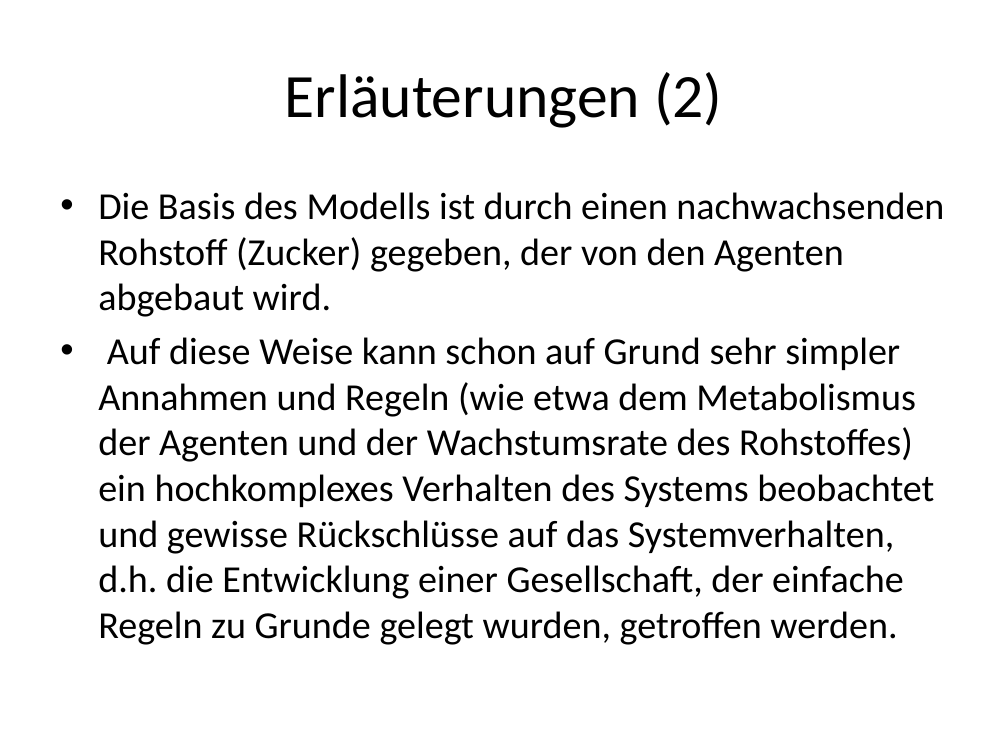
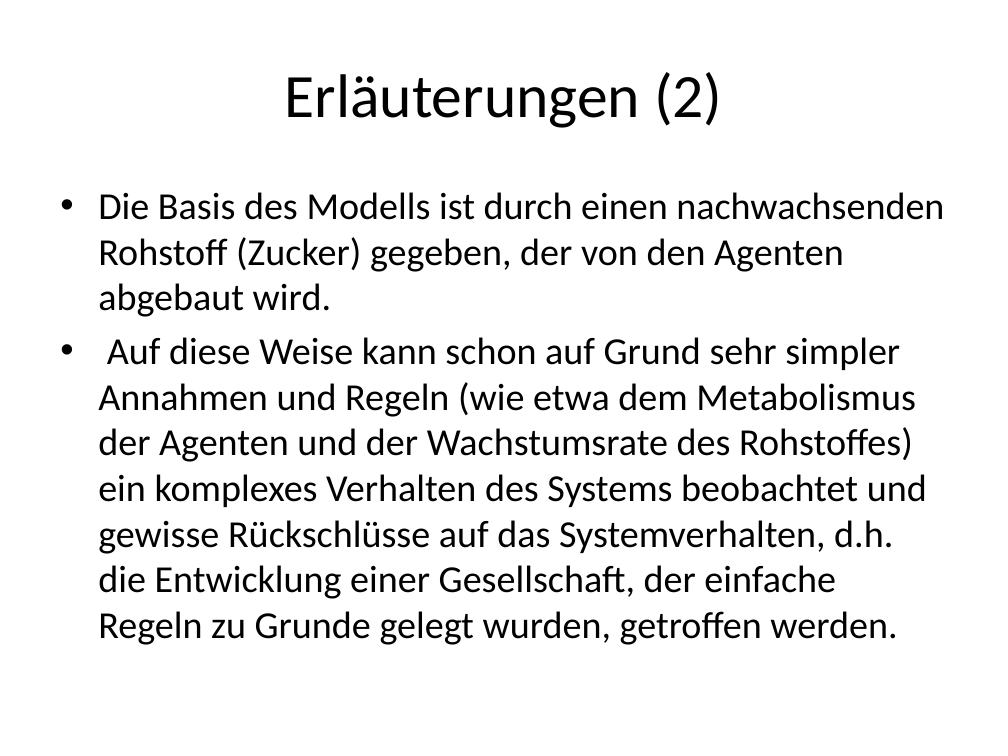
Before and after one commit to wsmirnow/Sugarscape, a slide deck: slide 3 of Presentation/Presentation.pptx. Drawn at 1008x756 pixels with LibreOffice and Linux fonts; fonts in the diff are those of the drawing. Boxes give left, top, right and bottom in pixels: in the first picture for what was removed or moved away, otherwise in the second. Text is boxed around its words. In the diff, an @@ line names an element or a change of style, - is before the commit and + after.

```diff
--- a/Presentation/Presentation.pptx
+++ b/Presentation/Presentation.pptx
@@ text at (98, 337, 927, 645): text changed @@
-• Auf diese Weise kann schon auf Grund sehr simpler Annahmen und Regeln (wie etwa dem Metabolismus der Agenten und der Wachstumsrate des Rohstoffes) ein hochkomplexes Verhalten des Systems beobachtet und gewisse Rückschlüsse auf das Systemverhalten, d.h. die Entwicklung einer Gesellschaft, der einfache Regeln zu Grunde gelegt wurden, getroffen werden.
+• Auf diese Weise kann schon auf Grund sehr simpler Annahmen und Regeln (wie etwa dem Metabolismus der Agenten und der Wachstumsrate des Rohstoffes) ein komplexes Verhalten des Systems beobachtet und gewisse Rückschlüsse auf das Systemverhalten, d.h. die Entwicklung einer Gesellschaft, der einfache Regeln zu Grunde gelegt wurden, getroffen werden.
```
Also in this commit, not shown: 6 other slides changed, 2 other files.
